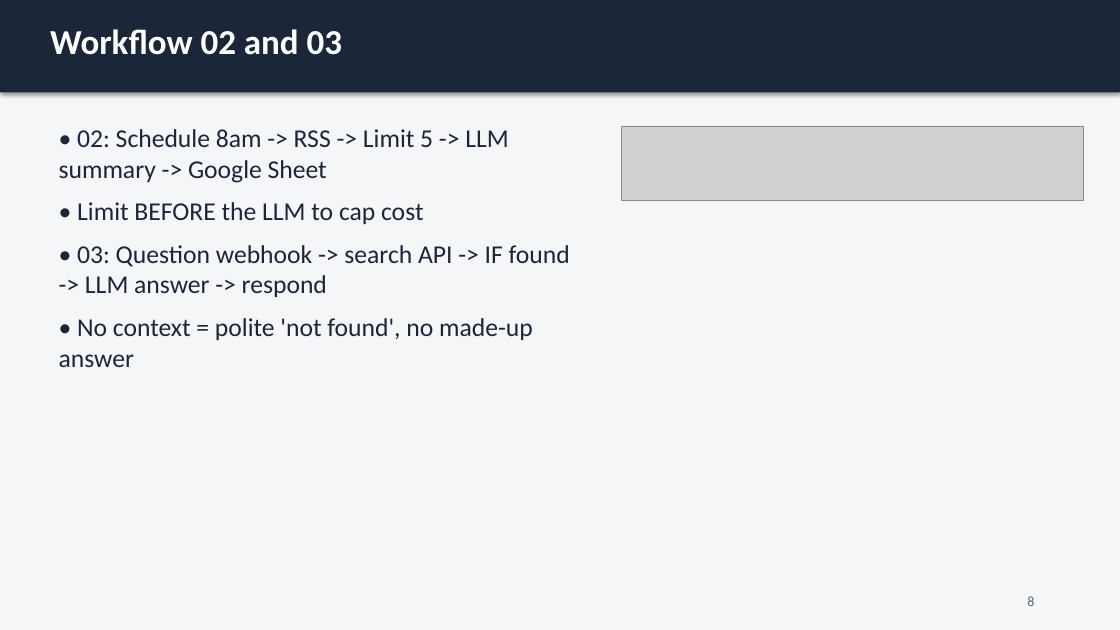
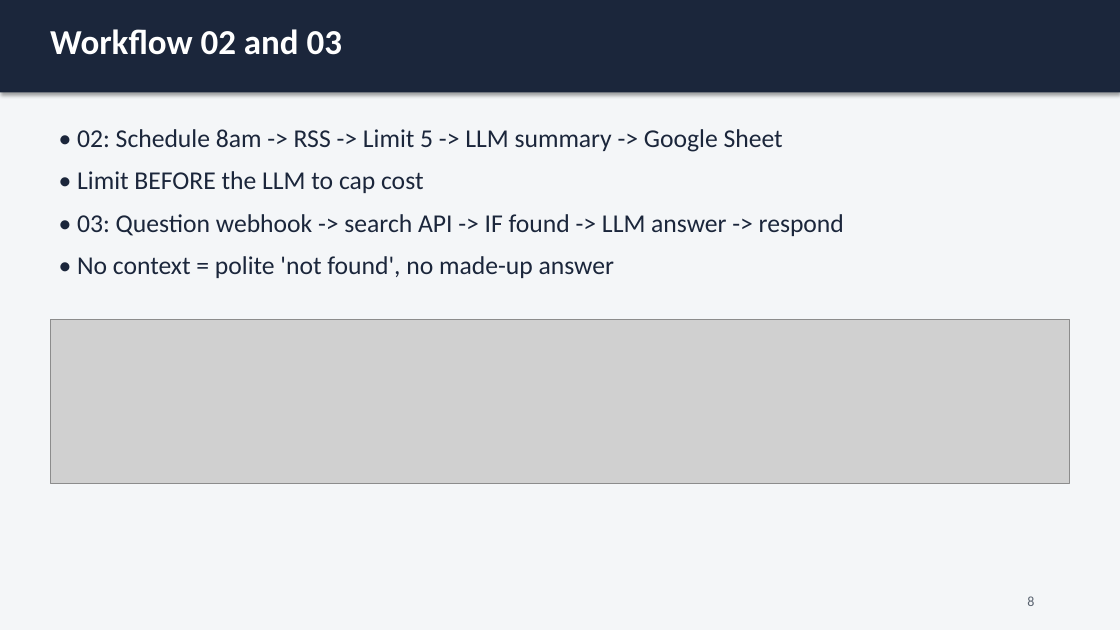
Before and after one commit to vvvvvivekkk/AI-Engineer, a slide deck: slide 9 of 11-ai-automation/slides/11-ai-automation.pptx. Drawn at 1120x630 pixels with LibreOffice and Linux fonts; fonts in the diff are those of the drawing; grey boxes stand for pictures. Boxes give left, top, right and bottom in pixels: in the first picture for what was removed or moved away, otherwise in the second. Text is boxed around its words. In the diff, an @@ line names an element or a change of style, - is before the commit and + after.

```diff
--- a/11-ai-automation/slides/11-ai-automation.pptx
+++ b/11-ai-automation/slides/11-ai-automation.pptx
@@ text "• 02: Schedule 8am -> ..." rewrapped from [59,129,570,367] to [77,129,844,278] @@
@@ picture: place and size @@
-picture at [622,126,1084,200]
+picture at [50,319,1070,483]
```
Also in this commit, not shown: 4 other slides changed, 16 other files.
